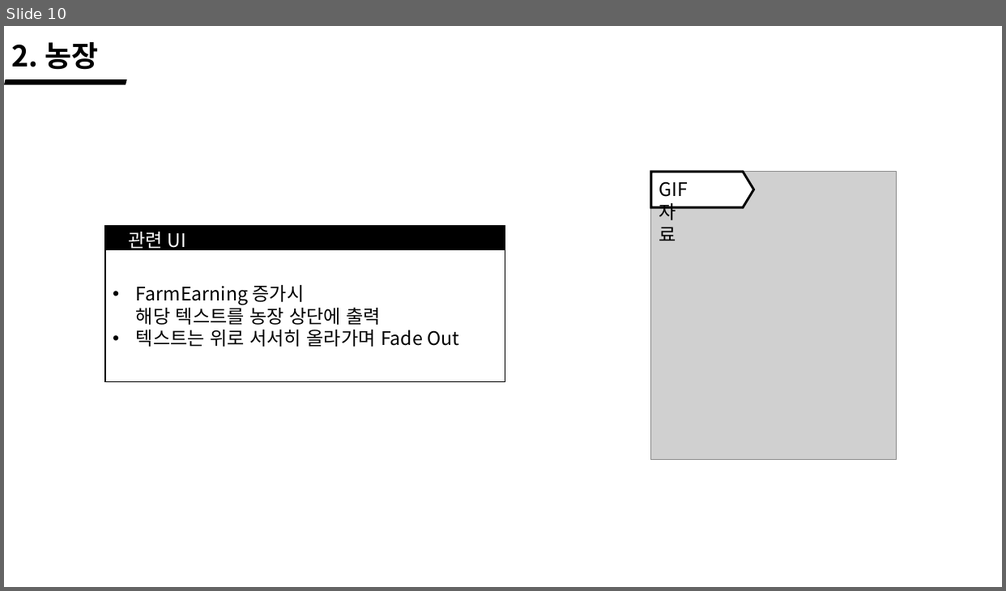
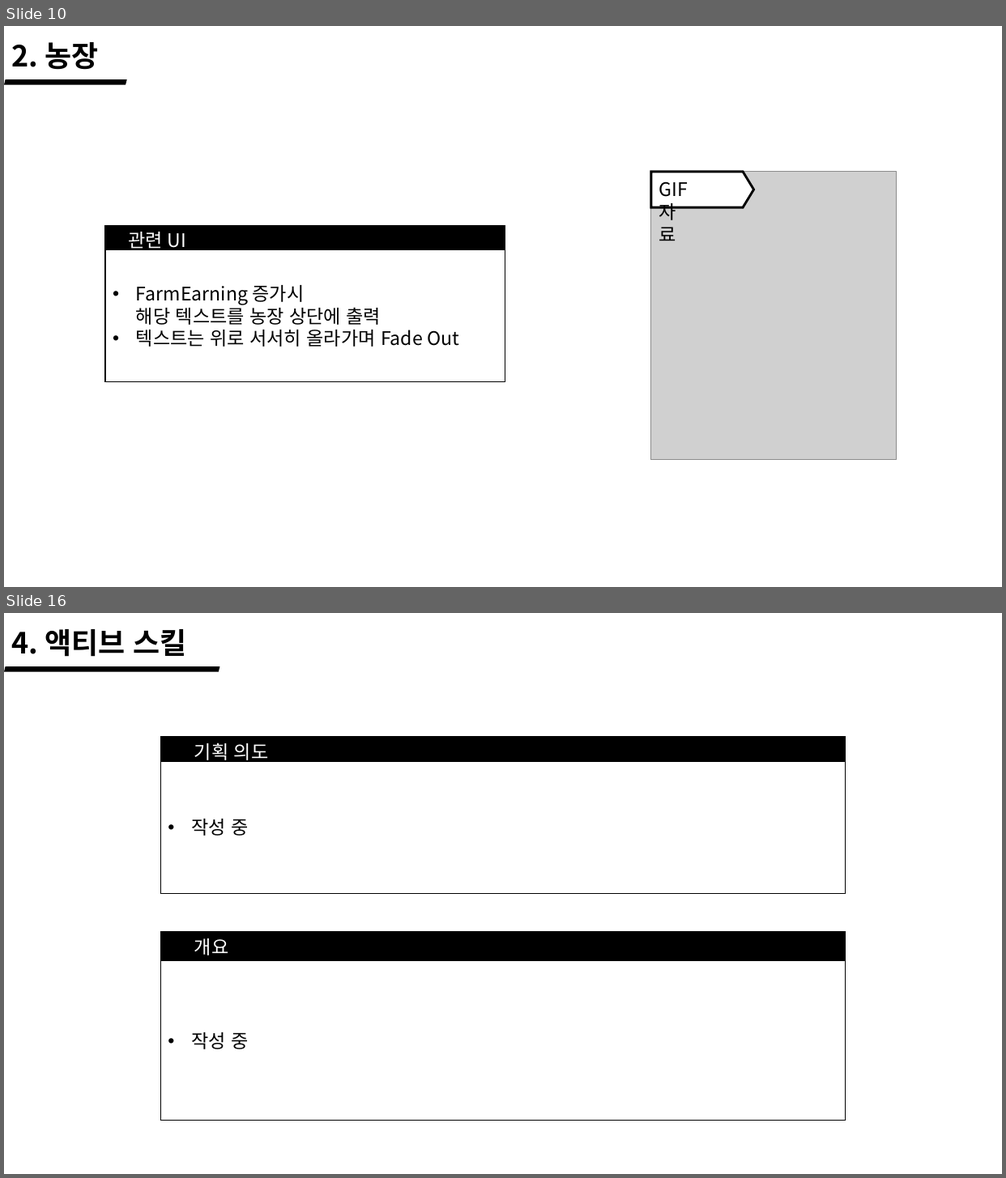
Before and after one commit to wlrud753/CarryCarrot, a slide deck: 기획서/당근키우기 시스템.pptx. Shown one above the other, each under a label of ours: slide 10 before the commit, slides 10 and 16 after it; the slides between them are not shown. The pictures are 1006x591 and 1006x1178 pixels, drawn with LibreOffice and Linux fonts; fonts in the diff are those of the drawing; grey boxes stand for pictures. Boxes give left, top, right and bottom in pixels: in the first picture for what was removed or moved away, otherwise in the second. Text is boxed around its words. In the diff, an @@ line names an element or a change of style, - is before the commit and + after.

```diff
--- a/기획서/당근키우기 시스템.pptx
+++ b/기획서/당근키우기 시스템.pptx
@@ slide 16 added at (4,613,1002,1174), background #FFFFFF @@
@@ text added at (11,629,186,657), 28 pt, text #000000, bold @@
+4. 액티브 스킬
@@ parallelogram added at (4,667,219,672), fill #000000 @@
@@ rectangle added at (160,737,846,894), fill #000000, outline #000000 1 pt @@
@@ text added at (194,743,269,764), 18 pt, text #FFFFFF @@
+기획 의도
@@ rectangle added at (160,761,846,894), fill #FFFFFF, outline #000000 1 pt, 18 pt, text #000000 @@
+• 작성 중
@@ rectangle added at (160,932,846,1121), fill #000000, outline #000000 1 pt @@
@@ text added at (194,939,229,956), 18 pt, text #FFFFFF @@
+개요
@@ rectangle added at (160,961,846,1121), fill #FFFFFF, outline #000000 1 pt, 18 pt, text #000000 @@
+• 작성 중
```
Also in this commit, not shown: 6 slides changed, 5 other slides added, 1 other file.
